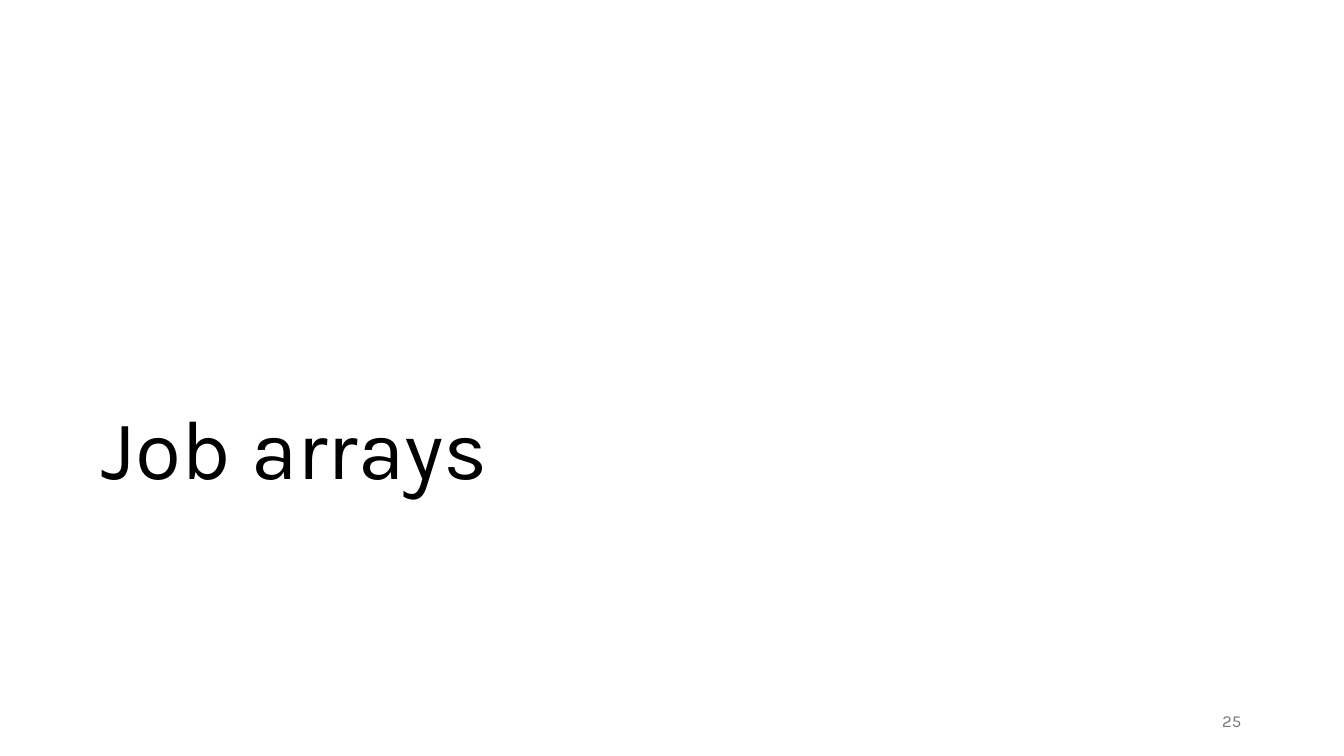
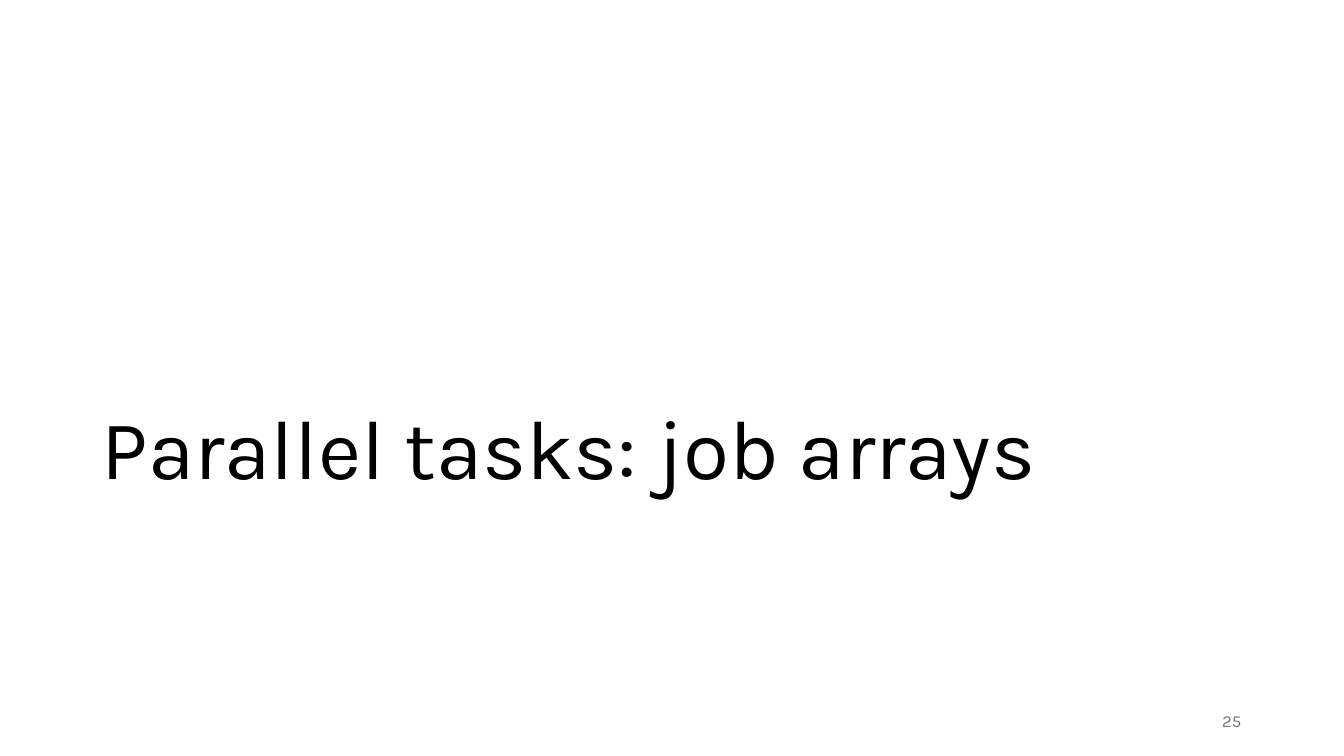
Before and after one commit to gjbex/Workflows-for-HPC, a slide deck: slide 25 of workflow_for_HPC.pptx. Drawn at 1344x756 pixels with LibreOffice and Linux fonts; fonts in the diff are those of the drawing. Boxes give left, top, right and bottom in pixels: in the first picture for what was removed or moved away, otherwise in the second. Text is boxed around its words. In the diff, an @@ line names an element or a change of style, - is before the commit and + after.

Commit message:
Change section titles

```diff
--- a/workflow_for_HPC.pptx
+++ b/workflow_for_HPC.pptx
@@ title at bbox=[102, 421, 1035, 499]: text changed @@
-Job arrays
+Parallel tasks: job arrays
```
Also in this commit, not shown: 4 other slides changed.
